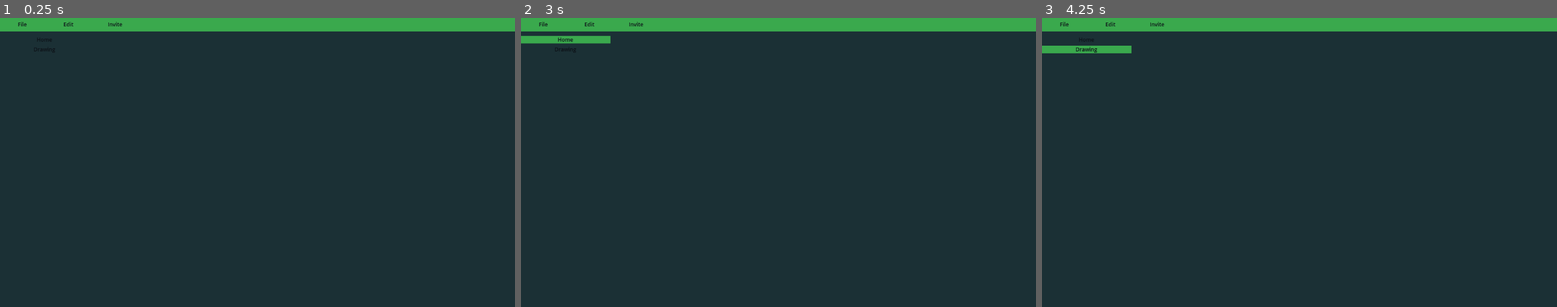
Above: before the commit, frames 1-3 (left to right).
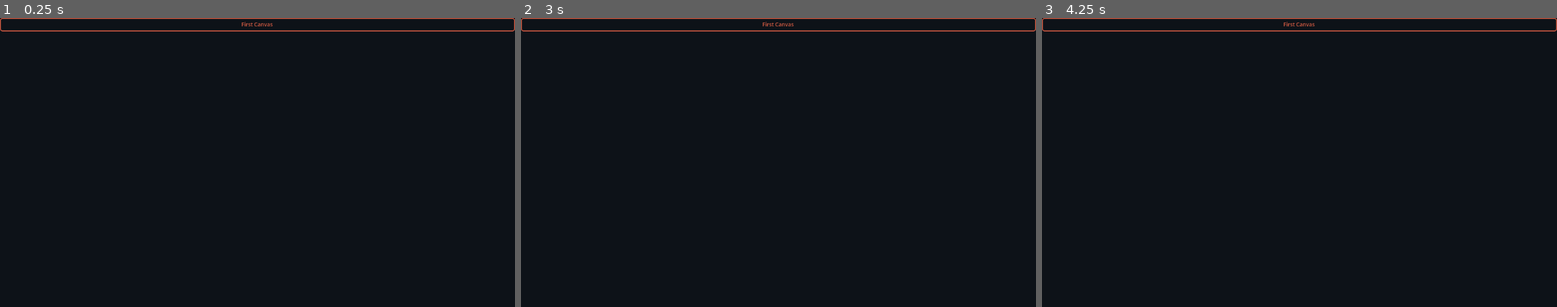
Above: after the commit, the same moments.

Repository: EthelynHaze/CollabDrawing
Game: Godot game, scene res://scenes/main_scene.tscn
The game is run twice, just before and just after one commit, with the same random seed, the same clock (stepped at 60 frames per second) and the same inputs.
Inputs (mouse positions are in pixels of both pictures, inside the frame that each line leads up to):
- Up to frame 1 (0.25 s): no input
- Up to frame 2 (3 s): click (541, 23) at 0.5 s, where only the run before the commit has a clickable "File"; click (587, 23) at 1.25 s, where only the run before the commit has a clickable "Edit"; click (634, 23) at 2 s, where only the run before the commit has a clickable "Invite"; click (567, 38) at 2.75 s, where only the run before the commit has a clickable "Home"
- Up to frame 3 (4.25 s): click (1088, 49) at 3.5 s, where only the run before the commit has a clickable "Drawing"

The runs differ from the first frame. In frame 1, 100% of the frame differs, in the area x 0-100%, y 0-100%; in frame 2, 100%; in frame 3, 100%.

Commit message:
update: date 27072025

Diff:
--- a/scenes/main_scene.tscn
+++ b/scenes/main_scene.tscn
@@ -1,21 +1,68 @@
-[gd_scene load_steps=2 format=3 uid="uid://cyc261ryci8h6"]
+[gd_scene load_steps=6 format=3 uid="uid://cyc261ryci8h6"]
 
-[ext_resource type="Script" uid="uid://dfbhy020hetwe" path="res://scenes/scene_scripts/main_scene_script.gd" id="1_w2twt"]
+[ext_resource type="Theme" uid="uid://b7cewilhr4vg7" path="res://resources/themes/default.theme" id="1_w2twt"]
+[ext_resource type="Script" uid="uid://dmysvo72ac2nq" path="res://scenes/scene_scripts/main_scene.gd" id="2_pw63i"]
+[ext_resource type="Script" uid="uid://bjtb7dj520ufn" path="res://scenes/scene_scripts/dock_host.gd" id="3_7ykc4"]
 
-[node name="Control" type="Control"]
+[sub_resource type="StyleBoxFlat" id="StyleBoxFlat_w2twt"]
+bg_color = Color(0.0509804, 0.0705882, 0.0941176, 1)
+
+[sub_resource type="StyleBoxFlat" id="StyleBoxFlat_und3l"]
+bg_color = Color(0.0509804, 0.0705882, 0.0941176, 1)
+border_width_left = 2
+border_width_top = 2
+border_width_right = 2
+border_width_bottom = 2
+border_color = Color(0.85098, 0.364706, 0.266667, 1)
+corner_radius_top_left = 5
+corner_radius_top_right = 5
+corner_radius_bottom_right = 5
+corner_radius_bottom_left = 5
+
+[node name="RootScene" type="Control"]
 layout_mode = 3
 anchors_preset = 15
 anchor_right = 1.0
 anchor_bottom = 1.0
 grow_horizontal = 2
 grow_vertical = 2
-script = ExtResource("1_w2twt")
+theme = ExtResource("1_w2twt")
+script = ExtResource("2_pw63i")
 
-[node name="VBoxContainer" type="VBoxContainer" parent="."]
+[node name="Background" type="Panel" parent="."]
 layout_mode = 1
 anchors_preset = 15
 anchor_right = 1.0
 anchor_bottom = 1.0
 grow_horizontal = 2
 grow_vertical = 2
-theme_override_constants/separation = 0
+theme_override_styles/panel = SubResource("StyleBoxFlat_w2twt")
+
+[node name="VBoxContainer" type="VBoxContainer" parent="Background"]
+layout_mode = 1
+anchors_preset = 15
+anchor_right = 1.0
+anchor_bottom = 1.0
+grow_horizontal = 2
+grow_vertical = 2
+
+[node name="Panel" type="Panel" parent="Background/VBoxContainer"]
+custom_minimum_size = Vector2(0, 30)
+layout_mode = 2
+theme_override_styles/panel = SubResource("StyleBoxFlat_und3l")
+
+[node name="Label" type="Label" parent="Background/VBoxContainer/Panel"]
+layout_mode = 1
+anchors_preset = 15
+anchor_right = 1.0
+anchor_bottom = 1.0
+grow_horizontal = 2
+grow_vertical = 2
+text = "First Canvas"
+horizontal_alignment = 1
+vertical_alignment = 1
+
+[node name="DockHost" type="Control" parent="Background/VBoxContainer"]
+layout_mode = 2
+size_flags_vertical = 3
+script = ExtResource("3_7ykc4")
--- /dev/null
+++ b/scenes/scene_scripts/dock_host.gd
@@ -0,0 +1,13 @@
+extends Control
+@onready var popup_menu = preload("res://scenes/sub_scenes/popup_menu_right_mouse.tscn")
+
+var popup_showing = false
+func _gui_input(event: InputEvent) -> void:
+	if event is InputEventMouseButton:
+		if event.button_index == MOUSE_BUTTON_RIGHT and event.pressed:
+			_show_popup_menu_right_mouse(event.position)
+
+func _show_popup_menu_right_mouse(mouse_position: Vector2) -> void:
+	var popup_menu_scene = popup_menu.instantiate()
+	self.add_child(popup_menu_scene)
+	popup_menu_scene.popup(Rect2(mouse_position, Vector2.ZERO))
--- /dev/null
+++ b/scenes/scene_scripts/drag_scene.gd
@@ -0,0 +1 @@
+extends Control
--- /dev/null
+++ b/scenes/scene_scripts/main_scene.gd
@@ -0,0 +1,9 @@
+extends Control
+
+@onready var popup_menu = preload("res://scenes/sub_scenes/popup_menu_right_mouse.tscn")
+@onready var dock_host = $Background/VBoxContainer/DockHost
+func _ready() -> void:
+	pass
+
+func _on_show_popup_by_right_mouse() -> void:
+	pass
--- a/scenes/scene_scripts/main_scene_script.gd
+++ /dev/null
@@ -1,12 +0,0 @@
-extends Control
-
-@onready var tool_bar_scene_load = preload("res://scenes/sub_scenes/tool_bar_scene.tscn")
-@onready var body_scene_load = preload("res://scenes/sub_scenes/body_scene.tscn")
-@onready var vbox_container = $VBoxContainer
-func _ready() -> void:
-	var tool_bar_scene = tool_bar_scene_load.instantiate()
-	var body_scene = body_scene_load.instantiate()
-	# var separator = VSeparator.new()
-	vbox_container.add_child(tool_bar_scene)
-	# vbox_container.add_child(separator)
-	vbox_container.add_child(body_scene)
--- a/scenes/sub_scenes/body_scene.tscn
+++ /dev/null
@@ -1,43 +0,0 @@
-[gd_scene load_steps=2 format=3 uid="uid://co6noglkj8lih"]
-
-[ext_resource type="Theme" uid="uid://b7cewilhr4vg7" path="res://resources/themes/default.theme" id="1_axg3x"]
-
-[node name="BodyScene" type="Control"]
-layout_mode = 3
-anchors_preset = 15
-anchor_right = 1.0
-anchor_bottom = 1.0
-grow_horizontal = 2
-grow_vertical = 2
-size_flags_vertical = 3
-theme = ExtResource("1_axg3x")
-
-[node name="PanelContainer" type="PanelContainer" parent="."]
-layout_mode = 1
-anchors_preset = 15
-anchor_right = 1.0
-anchor_bottom = 1.0
-grow_horizontal = 2
-grow_vertical = 2
-size_flags_vertical = 3
-
-[node name="MarginContainer" type="MarginContainer" parent="PanelContainer"]
-custom_minimum_size = Vector2(200, 0)
-layout_mode = 2
-size_flags_horizontal = 0
-theme_override_constants/margin_top = 10
-theme_override_constants/margin_bottom = 10
-
-[node name="VBoxContainer" type="VBoxContainer" parent="PanelContainer/MarginContainer"]
-layout_mode = 2
-theme = ExtResource("1_axg3x")
-theme_type_variation = &"SideBarButton"
-theme_override_constants/separation = 5
-
-[node name="Button" type="Button" parent="PanelContainer/MarginContainer/VBoxContainer"]
-layout_mode = 2
-text = "Home"
-
-[node name="Button2" type="Button" parent="PanelContainer/MarginContainer/VBoxContainer"]
-layout_mode = 2
-text = "Drawing"
--- /dev/null
+++ b/scenes/sub_scenes/drag_scene.tscn
@@ -0,0 +1,71 @@
+[gd_scene load_steps=3 format=3 uid="uid://b2u4o4gr8n4x1"]
+
+[ext_resource type="Theme" uid="uid://b7cewilhr4vg7" path="res://resources/themes/default.theme" id="1_xe40d"]
+[ext_resource type="Script" uid="uid://c2yefht8p6yi" path="res://scenes/scene_scripts/drag_scene.gd" id="2_ab1po"]
+
+[node name="DragScene" type="Control"]
+layout_mode = 3
+anchors_preset = 15
+anchor_right = 1.0
+anchor_bottom = 1.0
+offset_right = -610.0
+offset_bottom = -278.0
+grow_horizontal = 2
+grow_vertical = 2
+theme = ExtResource("1_xe40d")
+script = ExtResource("2_ab1po")
+
+[node name="Panel" type="Panel" parent="."]
+layout_mode = 1
+anchors_preset = 15
+anchor_right = 1.0
+anchor_bottom = 1.0
+grow_horizontal = 2
+grow_vertical = 2
+
+[node name="MarginContainer" type="MarginContainer" parent="Panel"]
+layout_mode = 1
+anchors_preset = 15
+anchor_right = 1.0
+anchor_bottom = 1.0
+grow_horizontal = 2
+grow_vertical = 2
+theme_override_constants/margin_left = 5
+theme_override_constants/margin_top = 5
+theme_override_constants/margin_right = 5
+theme_override_constants/margin_bottom = 5
+
+[node name="Titlebar" type="Control" parent="Panel/MarginContainer"]
+custom_minimum_size = Vector2(0, 20)
+layout_mode = 2
+size_flags_vertical = 0
+
+[node name="Label" type="Label" parent="Panel/MarginContainer/Titlebar"]
+layout_mode = 1
+anchors_preset = 15
+anchor_right = 1.0
+anchor_bottom = 1.0
+grow_horizontal = 2
+grow_vertical = 2
+pivot_offset = Vector2(180, 0)
+size_flags_horizontal = 3
+text = "File"
+horizontal_alignment = 1
+vertical_alignment = 1
+
+[node name="Button" type="Button" parent="Panel/MarginContainer/Titlebar"]
+custom_minimum_size = Vector2(30, 20)
+layout_mode = 1
+anchors_preset = 6
+anchor_left = 1.0
+anchor_top = 0.5
+anchor_right = 1.0
+anchor_bottom = 0.5
+offset_left = -30.0
+offset_top = -10.0
+offset_bottom = 10.0
+grow_horizontal = 0
+grow_vertical = 2
+size_flags_horizontal = 8
+theme_override_colors/font_hover_color = Color(0.85098, 0.364706, 0.266667, 1)
+text = "x"
--- /dev/null
+++ b/scenes/sub_scenes/popup_menu_right_mouse.tscn
@@ -0,0 +1,33 @@
+[gd_scene load_steps=3 format=3 uid="uid://cg7i74ix22m2m"]
+
+[ext_resource type="Theme" uid="uid://b7cewilhr4vg7" path="res://resources/themes/default.theme" id="1_hhxe2"]
+
+[sub_resource type="StyleBoxFlat" id="StyleBoxFlat_m65ht"]
+content_margin_left = 4.0
+content_margin_top = 4.0
+content_margin_right = 4.0
+content_margin_bottom = 4.0
+bg_color = Color(0.0509804, 0.0705882, 0.0941176, 1)
+border_width_left = 2
+border_width_top = 2
+border_width_right = 2
+border_width_bottom = 2
+border_color = Color(0.85098, 0.364706, 0.266667, 1)
+corner_radius_top_left = 5
+corner_radius_top_right = 5
+corner_radius_bottom_right = 5
+corner_radius_bottom_left = 5
+
+[node name="PopupMenu" type="PopupMenu"]
+size = Vector2i(200, 300)
+visible = true
+unfocusable = true
+theme = ExtResource("1_hhxe2")
+theme_override_styles/panel = SubResource("StyleBoxFlat_m65ht")
+item_count = 3
+item_0/text = "Menu Bar"
+item_0/id = 0
+item_1/text = "Color Picker"
+item_1/id = 1
+item_2/text = "Layer"
+item_2/id = 2
--- a/scenes/sub_scenes/tool_bar_scene.tscn
+++ /dev/null
@@ -1,41 +0,0 @@
-[gd_scene load_steps=3 format=3 uid="uid://canukskl2ssp2"]
-
-[ext_resource type="Theme" uid="uid://b7cewilhr4vg7" path="res://resources/themes/default.theme" id="1_ku15c"]
-
-[sub_resource type="StyleBoxFlat" id="StyleBoxFlat_ku15c"]
-bg_color = Color(0.227451, 0.662745, 0.301961, 1)
-
-[node name="ToolBarScene" type="Control"]
-custom_minimum_size = Vector2(0, 30)
-layout_mode = 3
-anchors_preset = 10
-anchor_right = 1.0
-grow_horizontal = 2
-theme = ExtResource("1_ku15c")
-
-[node name="PanelContainer" type="PanelContainer" parent="."]
-layout_mode = 1
-anchors_preset = 15
-anchor_right = 1.0
-anchor_bottom = 1.0
-grow_horizontal = 2
-grow_vertical = 2
-theme_override_styles/panel = SubResource("StyleBoxFlat_ku15c")
-
-[node name="MenuBar" type="HBoxContainer" parent="PanelContainer"]
-layout_mode = 2
-
-[node name="File" type="Button" parent="PanelContainer/MenuBar"]
-custom_minimum_size = Vector2(100, 0)
-layout_mode = 2
-text = "File"
-
-[node name="Edit" type="Button" parent="PanelContainer/MenuBar"]
-custom_minimum_size = Vector2(100, 0)
-layout_mode = 2
-text = "Edit"
-
-[node name="Invite" type="Button" parent="PanelContainer/MenuBar"]
-custom_minimum_size = Vector2(100, 0)
-layout_mode = 2
-text = "Invite"
Binary file changed: resources/themes/default.theme
Not shown, added: scenes/scene_scripts/dock_host.gd.uid
Not shown, added: scenes/scene_scripts/drag_scene.gd.uid
Not shown, added: scenes/scene_scripts/main_scene.gd.uid
Not shown, removed: scenes/scene_scripts/main_scene_script.gd.uid
